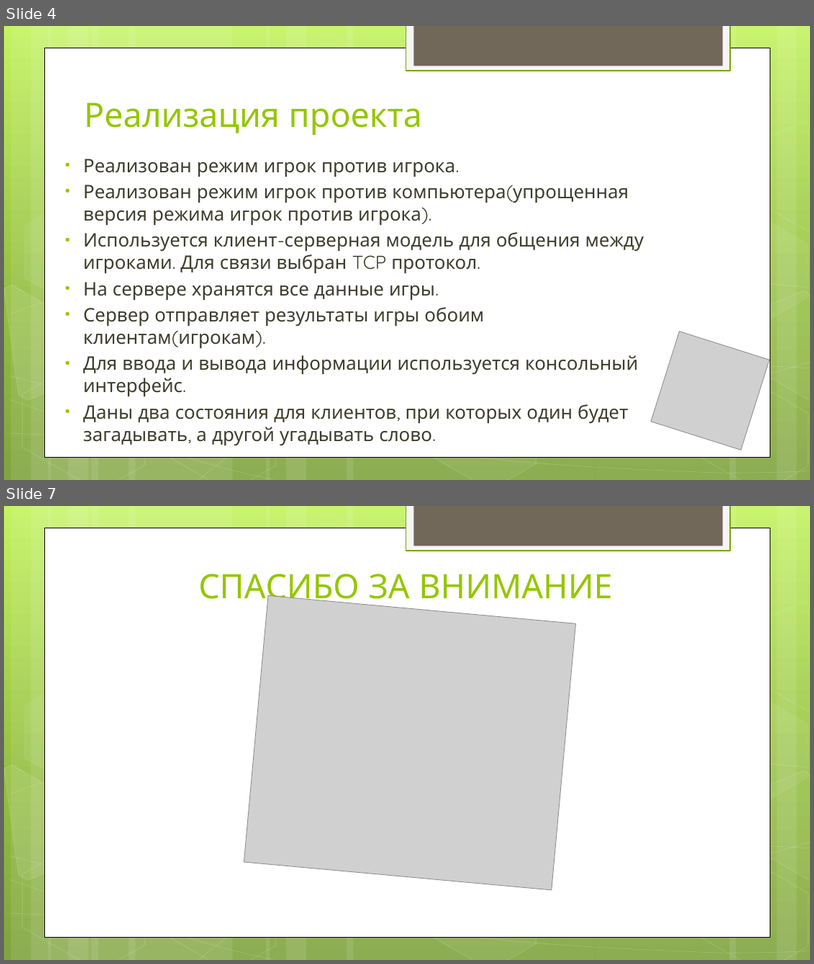
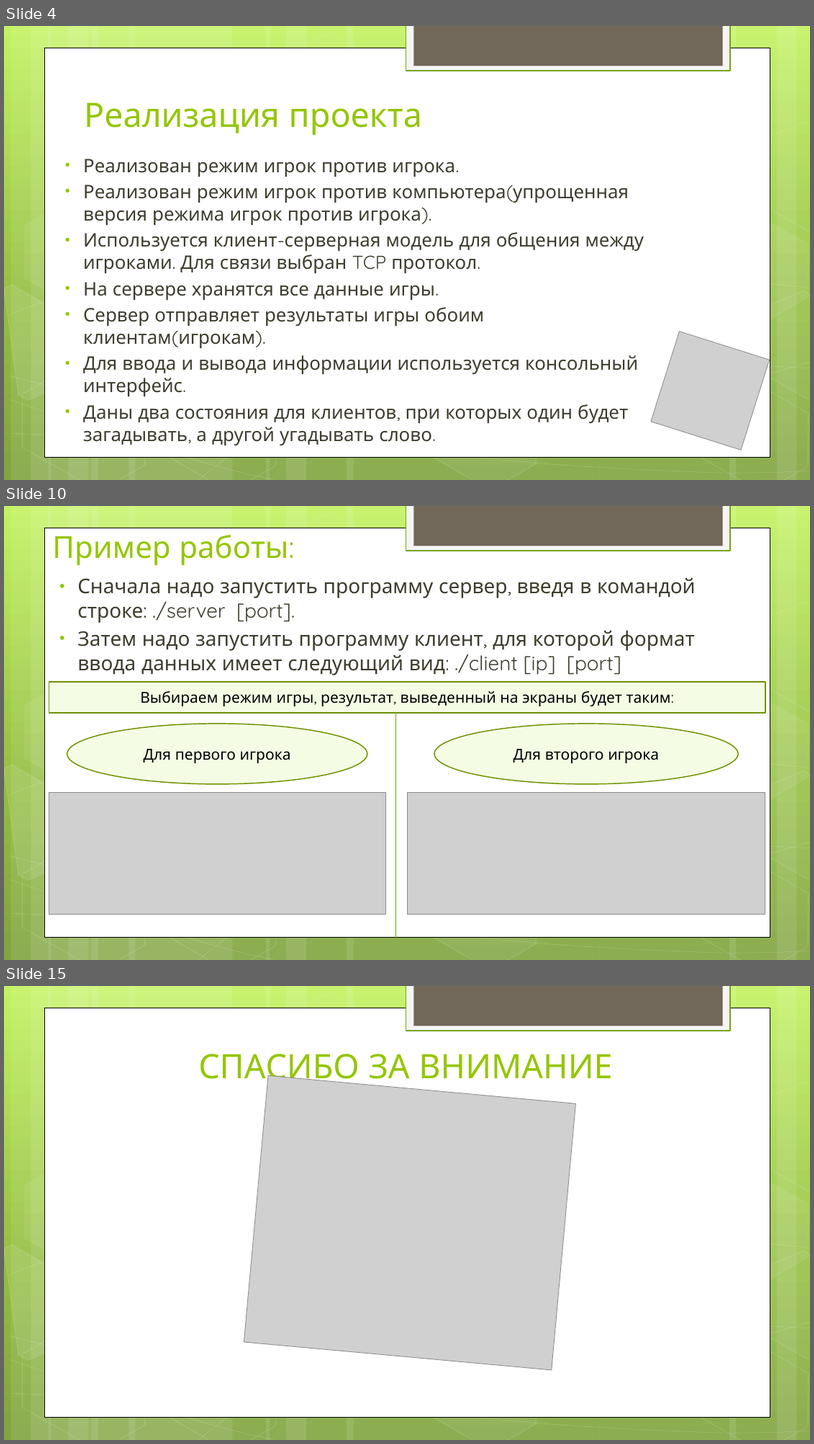
Before and after one commit to Toad-Non-Stop/Toad-Non-Stop, a slide deck: OC_Labs/palach/Презентация курсовой.ppt. Shown one above the other, each under a label of ours: slides 4 and 7 before the commit, slides 4, 10 and 15 after it; the slides between them are not shown. The pictures are 814x964 and 814x1444 pixels, drawn with LibreOffice and Linux fonts; fonts in the diff are those of the drawing; grey boxes stand for pictures. Boxes give left, top, right and bottom in pixels: in the first picture for what was removed or moved away, otherwise in the second. Text is boxed around its words. In the diff, an @@ line names an element or a change of style, - is before the commit and + after.

```diff
--- a/OC_Labs/palach/Презентация курсовой.ppt
+++ b/OC_Labs/palach/Презентация курсовой.ppt
@@ slide 10 added at [4, 506, 810, 960], background gradient #C3F35F to #93BF3F to #81A53E; not listed: 30 template elements that a slide beside it also shows @@
@@ title added at [52, 535, 288, 565], 36 pt, text #94C600 @@
+Пример работы:
@@ text added at [77, 577, 696, 675], 24 pt, text #3E3D2D @@
+• Сначала надо запустить программу сервер, введя в командой строке: ./server [port].
+• Затем надо запустить программу клиент, для которой формат ввода данных имеет следующий вид: ./client [ip] [port]
@@ rectangle added at [49, 682, 766, 713], fill #F4FCE4, outline #6D9200 1.25 pt, 18 pt, text #000000 @@
+Выбираем режим игры, результат, выведенный на экраны будет таким:
@@ line added from (396, 713) to (396, 939), #74A510 0.75 pt @@
@@ ellipse added at [67, 723, 368, 784], fill #F4FCE4, outline #6D9200 1.25 pt, 18 pt, text #000000 @@
+Для первого игрока
@@ ellipse added at [435, 723, 738, 784], fill #F4FCE4, outline #6D9200 1.25 pt, 18 pt, text #000000 @@
+Для второго игрока
@@ picture added at [49, 793, 386, 914] @@
@@ picture added at [407, 793, 766, 914] @@
@@ what was slide 7 is now slide 15 @@
```
Also in this commit, not shown: 2 slides changed, 7 other slides added.
